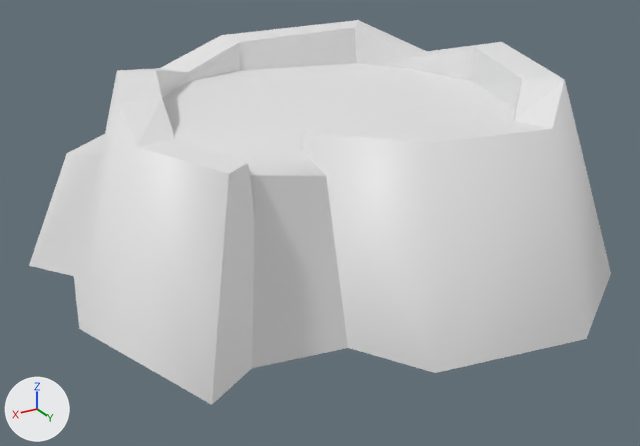
An edit to the OBJ model Assets/WorkAssets/Terrain/Mesh/w1_mountain_01.obj, drawn before and after from the same camera.
Rendered twice from a 50 mm lens placed at (1.358, 2.272, 1.27), pointed at (0.022, 0.045, 0.157). Every picture has the same lights, and +X, +Y and +Z are marked at lower left. Where no turn or scale is listed for an object, it has been applied to the vertices.

Objects in the first picture: 'w1_mountain_01'.
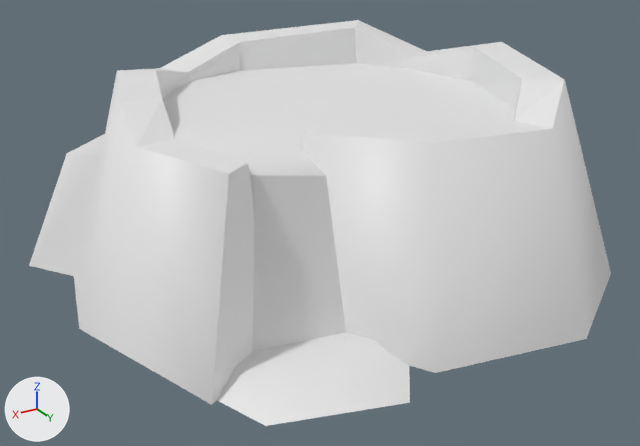
Changed parts and their boxes [x1, y1, x2, y2] in the pictures (640 x 446 px):
'w1_mountain_01', reshaped
    before: [29, 20, 611, 405]
    after: [29, 20, 611, 426]
part 1 of me_w1_mountain_01, added
    after: [217, 332, 410, 426]

Diff of the bpy script that builds the scene:
```diff
--- a/Assets/WorkAssets/Terrain/Mesh/w1_mountain_01.obj.py
+++ b/Assets/WorkAssets/Terrain/Mesh/w1_mountain_01.obj.py
@@ me_w1_mountain_01 @@
 me_w1_mountain_01.from_pydata(...)  # 72 vertices, 65 faces; spans x -0.87..0.83, y -0.85..0.81, z 0.0..0.68
 # used by ob_w1_mountain_01; location = (0.0, 0.0, 0.0)
 # verts and faces of me_w1_mountain_01; kept vertices keep their numbers, new ones are numbered from 72
+# me_w1_mountain_01 part 1
+verts[72] = (0.47, 0.44, 0.04)
+verts[73] = (0.55, 0.5, 0.04)
+verts[74] = (0.13, 0.51, 0.04)
+verts[75] = (0.64, 0.52, 0.0)
+verts[76] = (0.57, 0.71, 0.0)  # pixel (265, 426)
+verts[77] = (0.51, 0.63, 0.04)  # pixel (274, 387)
+verts[78] = (0.22, 0.81, 0.0)  # pixel (409, 402)
+verts[79] = (0.25, 0.73, 0.04)  # pixel (383, 375)
+verts[80] = (0.05, 0.58, 0.0)
+faces += [(72, 73, 74), (73, 75, 76, 77), (76, 78, 79, 77), (73, 77, 79), (74, 79, 78, 80), (73, 79, 74)]  # smooth
```
